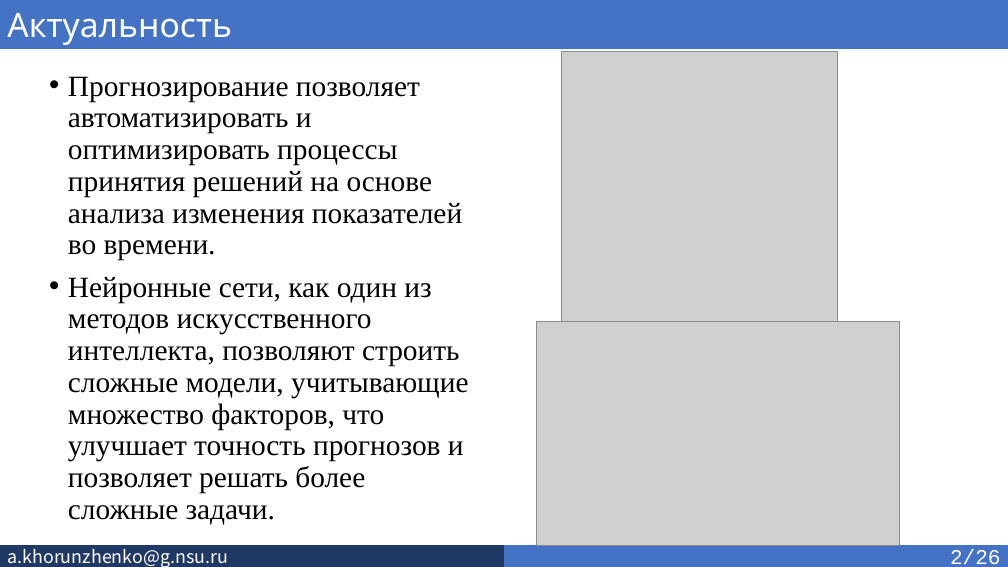
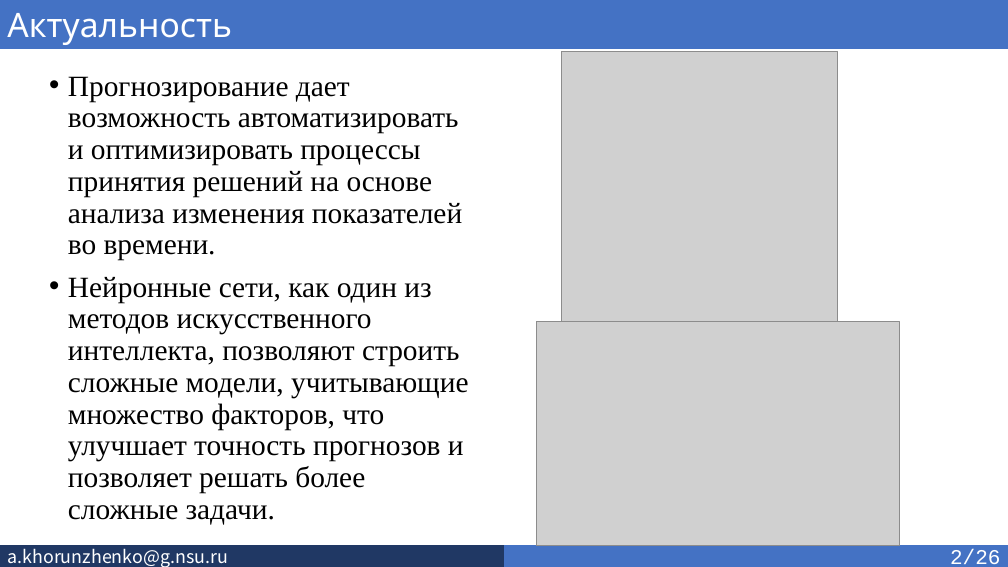
Before and after one commit to SkivHisink/MasterWork, a slide deck: slide 2 of Text/Хорунженко_презентация_4_сем.pptx. Drawn at 1008x567 pixels with LibreOffice and Linux fonts; fonts in the diff are those of the drawing; grey boxes stand for pictures. Boxes give left, top, right and bottom in pixels: in the first picture for what was removed or moved away, otherwise in the second. Text is boxed around its words. In the diff, an @@ line names an element or a change of style, - is before the commit and + after.

```diff
--- a/Text/Хорунженко_презентация_4_сем.pptx
+++ b/Text/Хорунженко_презентация_4_сем.pptx
@@ text at bbox=[68, 76, 462, 261]: text changed @@
-• Прогнозирование позволяет автоматизировать и оптимизировать процессы принятия решений на основе анализа изменения показателей во времени.
+• Прогнозирование дает возможность автоматизировать и оптимизировать процессы принятия решений на основе анализа изменения показателей во времени.
```
Also in this commit, not shown: 13 other slides changed.
